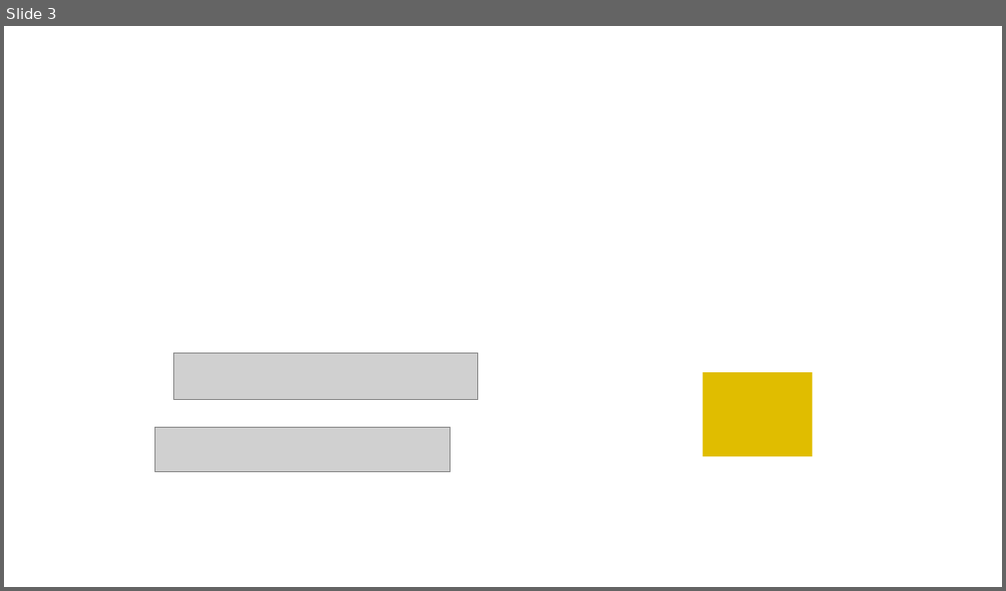
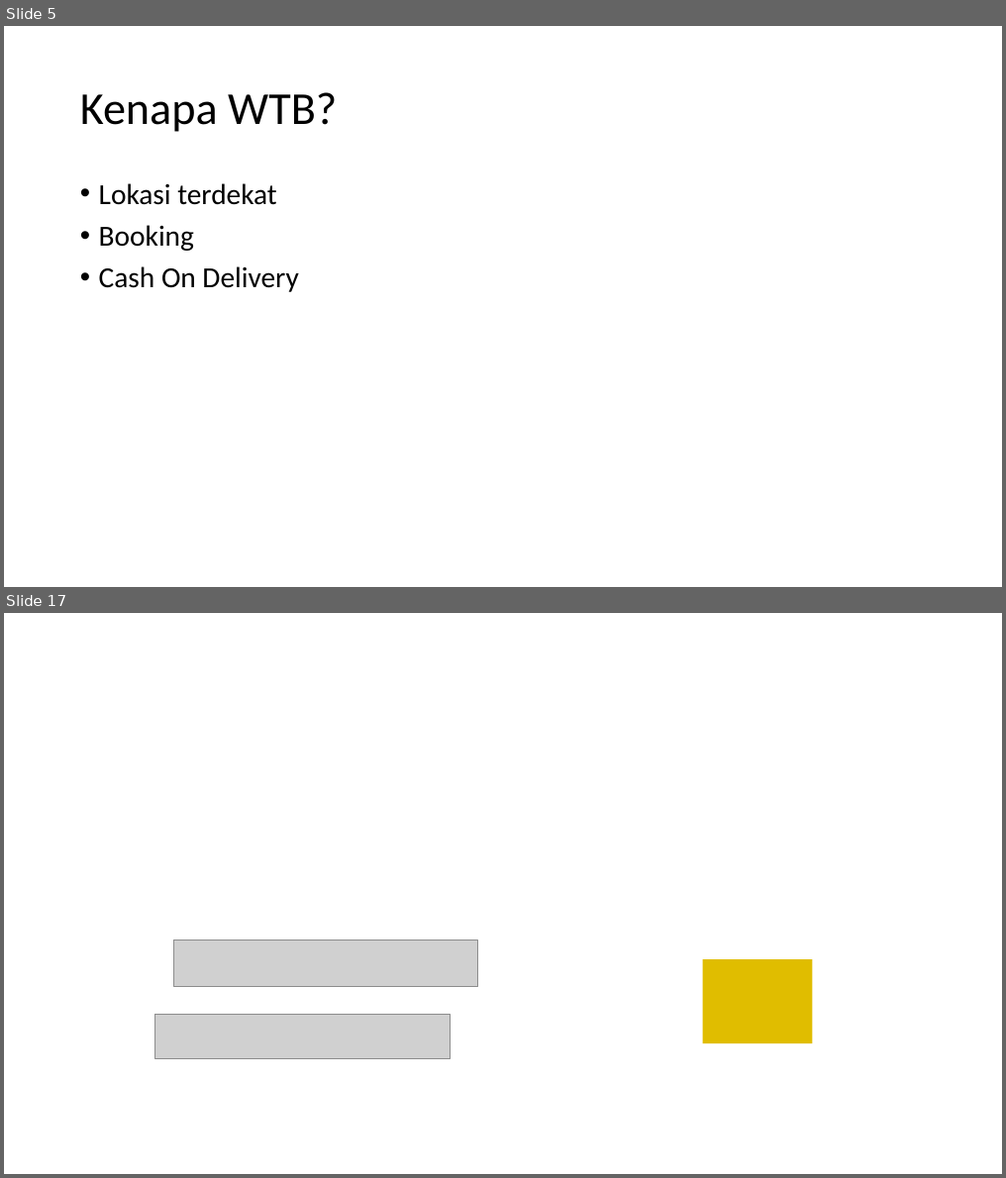
Before and after one commit to pierrekatuhe/WTB, a slide deck: New folder/Presentation.pptx. Shown one above the other, each under a label of ours: slide 3 before the commit, slides 5 and 17 after it; the slides between them are not shown. The pictures are 1006x591 and 1006x1178 pixels, drawn with LibreOffice and Linux fonts; fonts in the diff are those of the drawing; grey boxes stand for pictures. Boxes give left, top, right and bottom in pixels: in the first picture for what was removed or moved away, otherwise in the second. Text is boxed around its words. In the diff, an @@ line names an element or a change of style, - is before the commit and + after.

```diff
--- a/New folder/Presentation.pptx
+++ b/New folder/Presentation.pptx
@@ slide 5 added at box(4, 26, 1002, 587), background #FFFFFF @@
@@ title added at box(80, 92, 337, 132), 44 pt, text #000000 @@
+Kenapa WTB?
@@ text added at box(99, 183, 298, 292), 28 pt, text #000000 @@
+• Lokasi terdekat
+• Booking
+• Cash On Delivery
@@ what was slide 3 is now slide 17 @@
```
Also in this commit, not shown: 11 slides changed, 4 other slides added, 1 slide removed, 4 other files.
